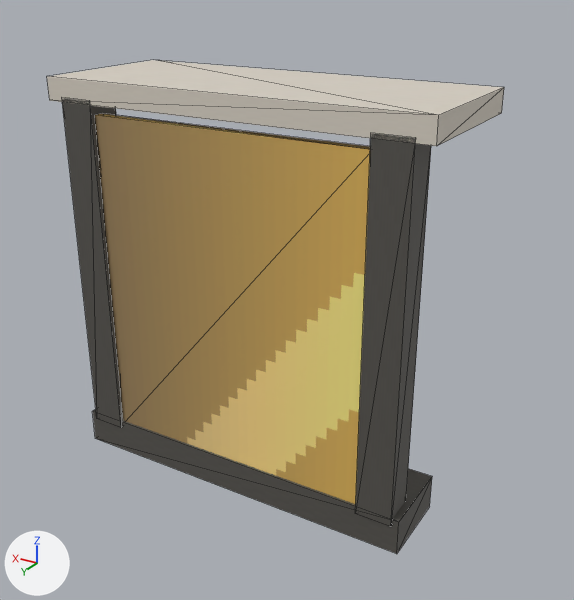
Renders of the glTF model public/models/citykit/portal-modern-lod1.glb from each side of a commit.
Before and after are seen from a 50 mm camera at (-2.87, 3.99, 3.44) aimed at (-0.09, -0.64, 1.13). Every picture has the same lights, and +X, +Y and +Z are marked at lower left. The older version comes first. Mesh edges are drawn as thin lines. Vertices at exactly the same position are counted once.

Before the edit, the objects in view are built like this:
```python
me_portal_modern_lod1 = bpy.data.meshes.new('portal-modern-lod1')
me_portal_modern_lod1.from_pydata(...)  # a box spanning x -1.34..1.34, y -0.55..0.03, z -0.18..0.08; a box spanning x -1.29..-1.03, y -0.2..0.04, z 0.03..2.57; a box spanning x 1.03..1.29, y -0.2..0.04, z 0.03..2.57; a box spanning x -1.03..1.03, y -0.07..0.01, z 0.05..2.47; a box spanning x -1.41..1.41, y -1.08..0.04, z 2.54..2.7
me_portal_modern_lod1.materials.append(mat_kit_atlas)  # picture img_kit_atlas
ob_portal_modern_lod1 = bpy.data.objects.new('portal-modern-lod1', me_portal_modern_lod1)
ob_portal_modern_lod1.location = (0.0, 0.0, 0.0)
```
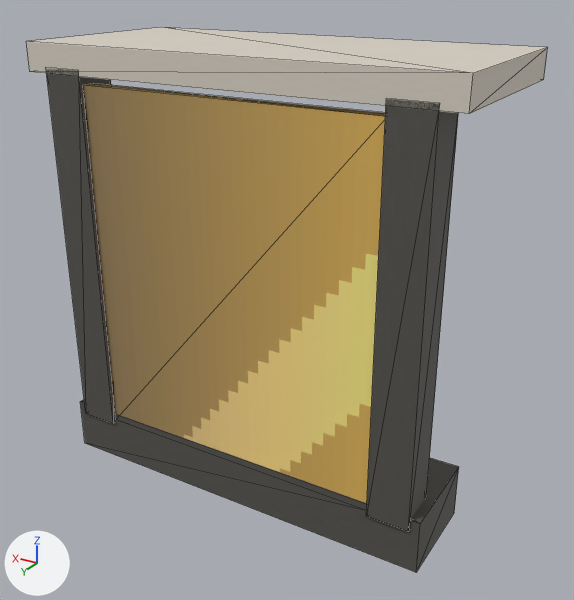
What differs and where, as boxes [x1, y1, x2, y2] in the pictures (574 x 600 px; the box of a moved part takes in the faces that stretch with it):
'portal-modern-lod1', reshaped (14% wider, 10% taller)
    before: [47, 60, 504, 554]
    after: [26, 27, 548, 572]
part 1 of me_portal_modern_lod1, moved or reshaped
    before: [92, 409, 432, 554]
    after: [80, 400, 459, 572]
part 2 of me_portal_modern_lod1, moved or reshaped
    before: [355, 133, 431, 526]
    after: [366, 98, 459, 531]
part 3 of me_portal_modern_lod1, moved or reshaped
    before: [62, 98, 123, 427]
    after: [46, 68, 115, 424]
part 4 of me_portal_modern_lod1, moved or reshaped
    before: [95, 114, 370, 504]
    after: [83, 84, 385, 503]
part 5 of me_portal_modern_lod1, moved or reshaped
    before: [47, 60, 504, 146]
    after: [26, 27, 548, 114]

What the commit changed:
me_portal_modern_lod1 is used by ob_portal_modern_lod1.
me_portal_modern_lod1 had 40 vertices, 60 faces and spanned x -1.41..1.41, y -1.08..0.04, z -0.18..2.7.
me_portal_modern_lod1 now has 40 vertices, 60 faces and spans x -1.57..1.57, y -1.4..0.04, z -0.28..2.92.
me_portal_modern_lod1 part 1: the loose piece of 8 vertices spanning x -1.34..1.34, y -0.55..0.03, z -0.18..0.08 is scaled about its middle by (1.1, 1.24, 1.54), then moved by (0.0, -0.08, -0.03).
me_portal_modern_lod1 part 2: the loose piece of 8 vertices spanning x -1.29..-1.03, y -0.2..0.04, z 0.03..2.57 is scaled about its middle by (1.15, 1.25, 1.07), then moved by (-0.1, -0.03, 0.1).
me_portal_modern_lod1 part 3: the loose piece of 8 vertices spanning x 1.03..1.29, y -0.2..0.04, z 0.03..2.57 is scaled about its middle by (1.15, 1.25, 1.07), then moved by (0.1, -0.03, 0.1).
me_portal_modern_lod1 part 4: the loose piece of 8 vertices spanning x -1.03..1.03, y -0.07..0.01, z 0.05..2.47 is scaled about its middle by (1.08, 1.25, 1.07), then moved by (0.0, -0.01, 0.1).
me_portal_modern_lod1 part 5: the loose piece of 8 vertices spanning x -1.41..1.41, y -1.08..0.04, z 2.54..2.7 is scaled about its middle by (1.11, 1.29, 1.25), then moved by (0.0, -0.16, 0.2).
